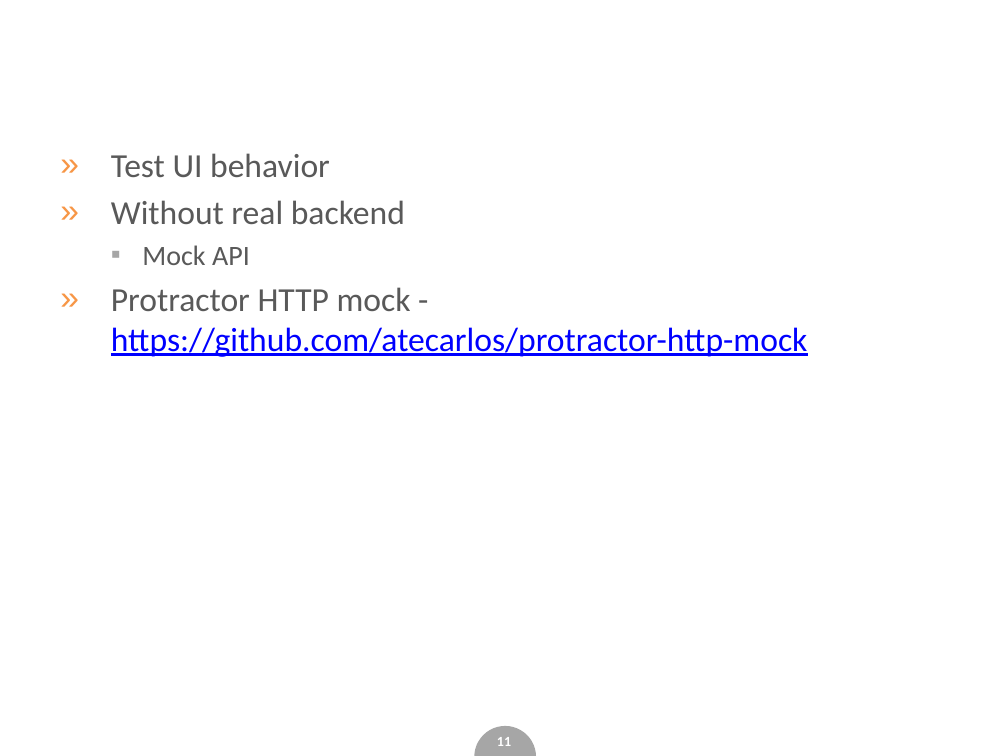
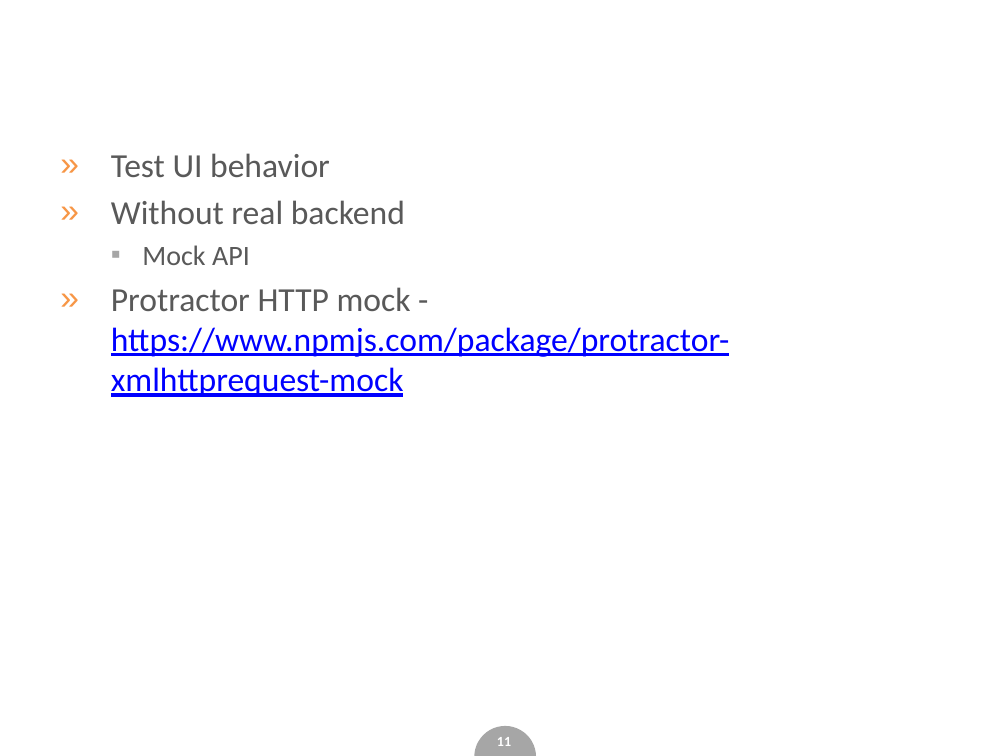
Before and after one commit to Katulus/WebApplictionTestingExample, a slide deck: slide 11 of slides.pptx. Drawn at 1008x756 pixels with LibreOffice and Linux fonts; fonts in the diff are those of the drawing; background and template pictures are left out. Boxes give left, top, right and bottom in pixels: in the first picture for what was removed or moved away, otherwise in the second. Text is boxed around its words. In the diff, an @@ line names an element or a change of style, - is before the commit and + after.

```diff
--- a/slides.pptx
+++ b/slides.pptx
@@ text at (111, 287, 730, 397): text changed @@
-» Protractor HTTP mock - https://github.com/atecarlos/protractor-http-mock
+» Protractor HTTP mock - https://www.npmjs.com/package/protractor-xmlhttprequest-mock
```
Also in this commit, not shown: 7 other slides changed.
